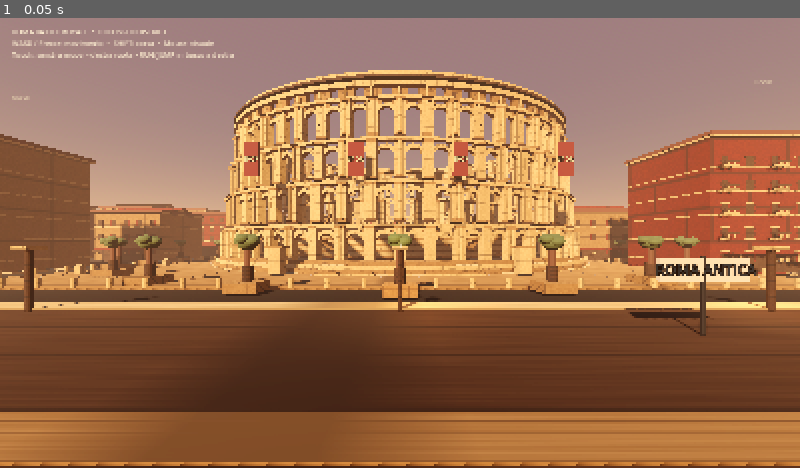
Above: before the commit, frame 1.
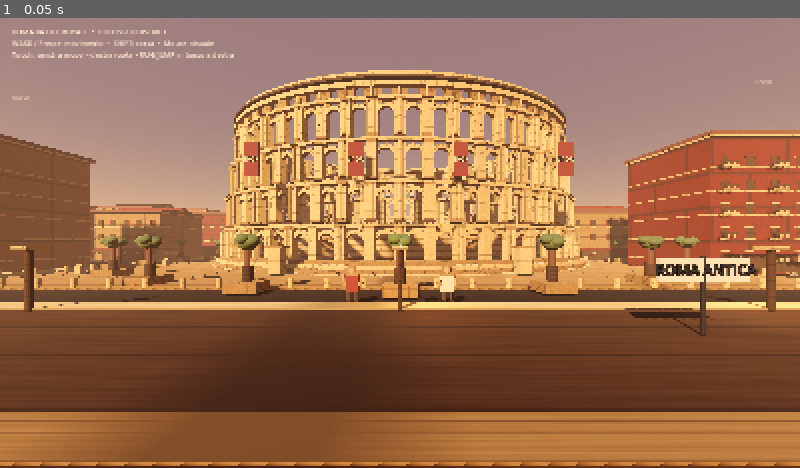
Above: after the commit, the same moment.

Repository: romabattleroyale/Roma-BRT
Game: Godot game, scene res://main.tscn
Same seed, same stepped clock (60 frames per second), same inputs: the game is played once before the commit and once after it.
Inputs:
- Up to frame 1 (0.05 s): no input

The runs differ from the first frame. In frame 1, 0.3% of the frame differs, in the area x 34-71%, y 19-64%.

Commit message:
Add Roman citizen scale figures to the Colosseum showcase plaza

Diff:
--- a/quality_lab/main.gd
+++ b/quality_lab/main.gd
@@ -22,6 +22,7 @@
 	_make_neighbourhood()
 	_make_street_furniture()
 	_make_vehicles()
+	_make_showcase_figures()
 	_make_player()
 	_make_hud()
 
@@ -571,6 +572,34 @@
 	for z in range(-28, 29, 4):
 		_box(self, Vector3(78.0, 0.012, 0.035), Vector3(0.0, 0.095, z), _mat(Color("#a88b65")))
 
+func _make_showcase_figures() -> void:
+	# Low-poly Roman citizens provide human scale in the architectural showcase.
+	var skin := _mat(Color("#b9825d"), 0.82)
+	var tunic_a := _mat(Color("#8b3027"), 0.84)
+	var tunic_b := _mat(Color("#d3b98c"), 0.9)
+	var leather := _mat(Color("#49332b"), 0.92)
+	var bronze := _mat(Color("#9b7845"), 0.65, 0.16)
+	for idx in range(2):
+		var person := Node3D.new()
+		person.position = Vector3(-3.0 + idx * 6.0, 0.0, 39.5)
+		person.rotation.y = PI
+		add_child(person)
+		var tunic := _box(person, Vector3(0.78, 1.18, 0.42), Vector3(0, 1.18, 0), tunic_a if idx == 0 else tunic_b)
+		var head := _cylinder(person, 0.22, 0.34, Vector3(0, 2.02, 0), skin, 12)
+		var neck := _cylinder(person, 0.10, 0.18, Vector3(0, 1.79, 0), skin, 8)
+		for side in [-1.0, 1.0]:
+			var arm := _cylinder(person, 0.105, 0.72, Vector3(side * 0.52, 1.35, 0), skin, 8)
+			arm.rotation.z = -side * 0.12
+			var bracer := _cylinder(person, 0.12, 0.26, Vector3(side * 0.55, 1.12, 0), bronze, 8)
+			bracer.rotation.z = -side * 0.12
+			var leg := _cylinder(person, 0.13, 0.82, Vector3(side * 0.22, 0.42, 0), leather, 8)
+			var sandal := _box(person, Vector3(0.26, 0.10, 0.40), Vector3(side * 0.22, 0.08, -0.06), leather)
+		_box(person, Vector3(0.82, 0.12, 0.46), Vector3(0, 1.72, 0), bronze)
+		# Simple crested bronze helmet silhouette.
+		_cylinder(person, 0.27, 0.12, Vector3(0, 2.23, 0), bronze, 12)
+		_box(person, Vector3(0.06, 0.30, 0.06), Vector3(0, 2.42, 0), tunic_a)
+		_box(person, Vector3(0.14, 0.42, 0.12), Vector3(0, 2.22, 0.02), bronze)
+
 func _make_vehicles() -> void:
 	# Parked compact cars and scooters add scale and lived-in Roman street character.
 	var tire := _mat(Color("#242321"), 0.96)
